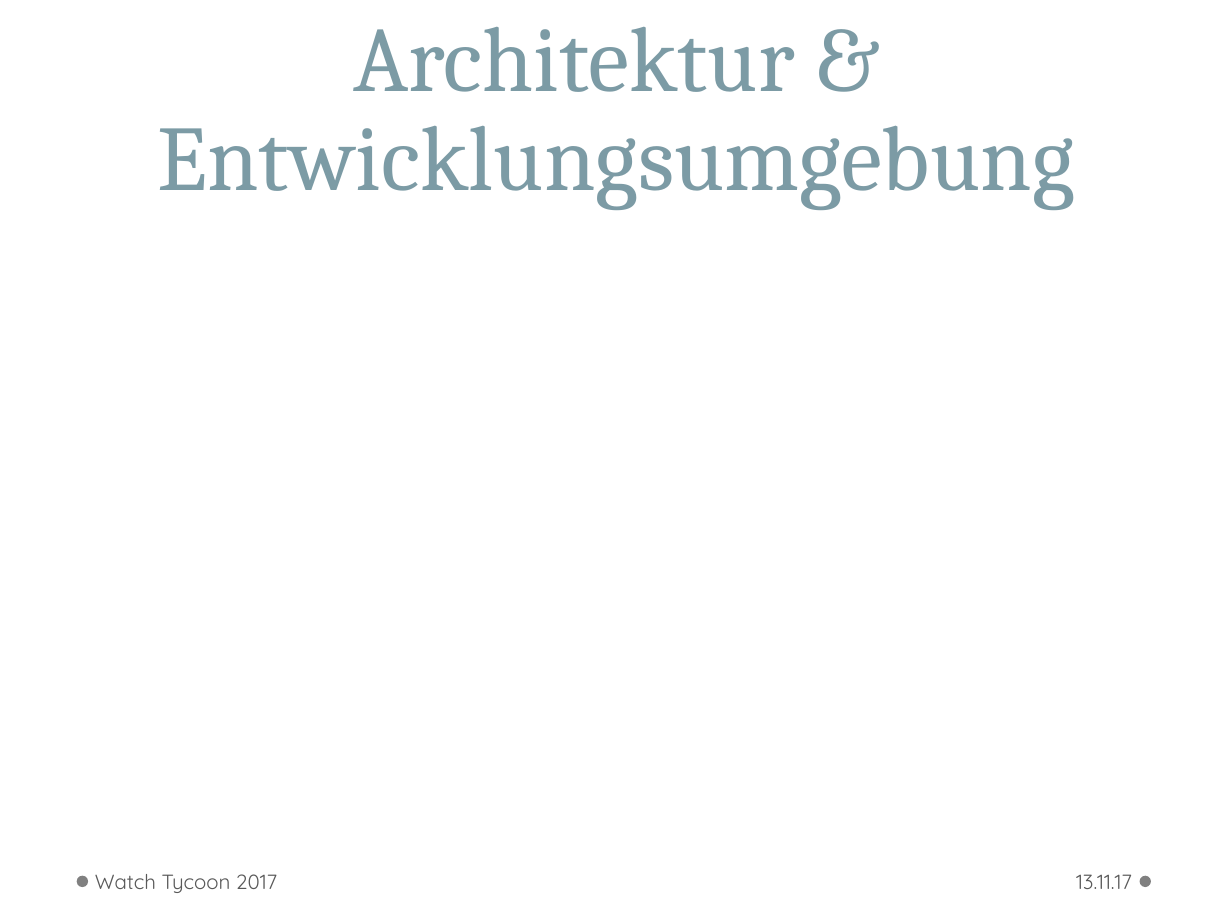
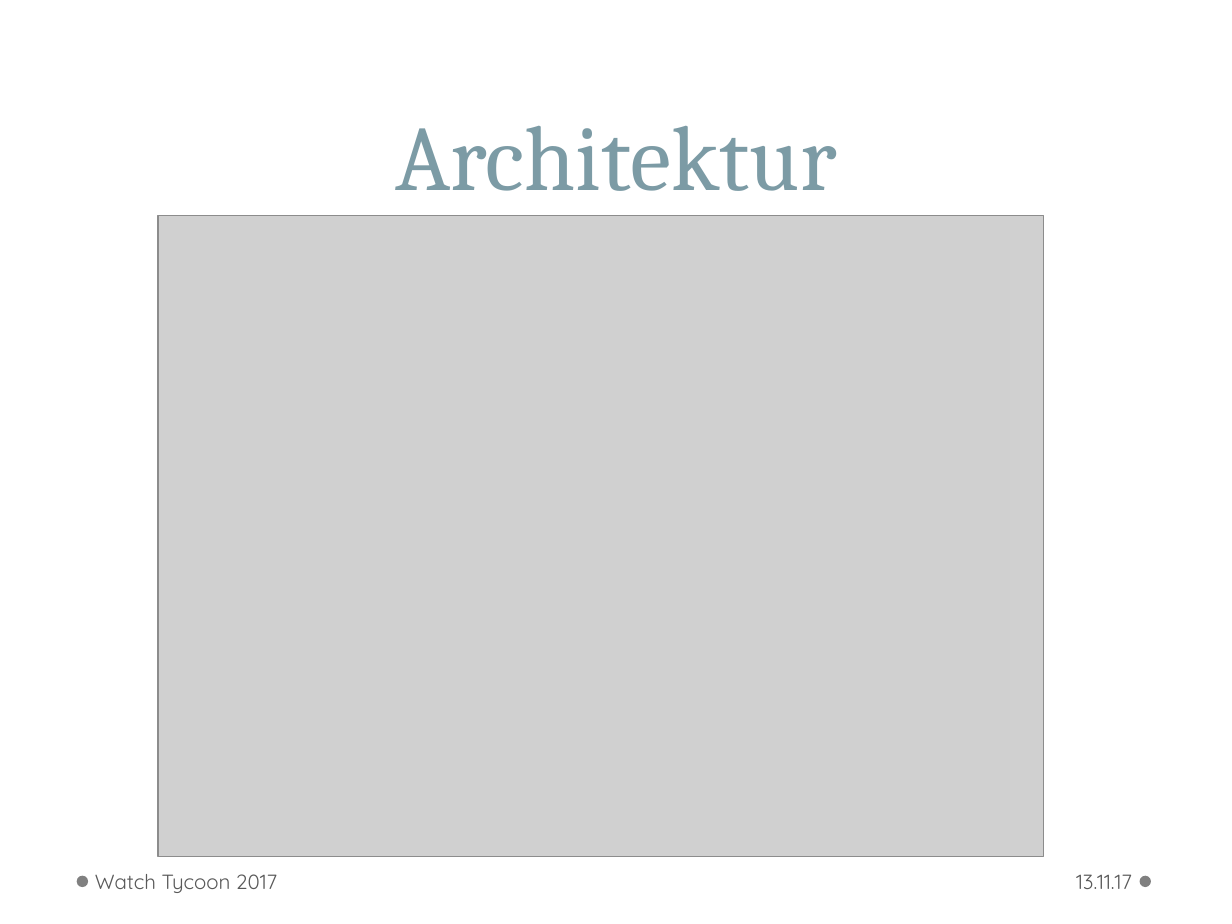
Before and after one commit to WWI16SEAFallstudie/Unternehmenssimulation, a slide deck: slide 3 of doc/fallstudie_präsentation.pptx (slide 4 before the commit). Drawn at 1232x924 pixels with LibreOffice and Linux fonts; fonts in the diff are those of the drawing; grey boxes stand for pictures; background and template pictures are left out. Boxes give left, top, right and bottom in pixels: in the first picture for what was removed or moved away, otherwise in the second. Text is boxed around its words. In the diff, an @@ line names an element or a change of style, - is before the commit and + after.

```diff
--- a/doc/fallstudie_präsentation.pptx
+++ b/doc/fallstudie_präsentation.pptx
@@ title at (395,126,837,191): text changed @@
-Architektur & Entwicklungsumgebung
+Architektur
@@ picture added at (158,216,1044,856) @@
```
Also in this commit, not shown: 4 other slides changed, 7 slides added.
